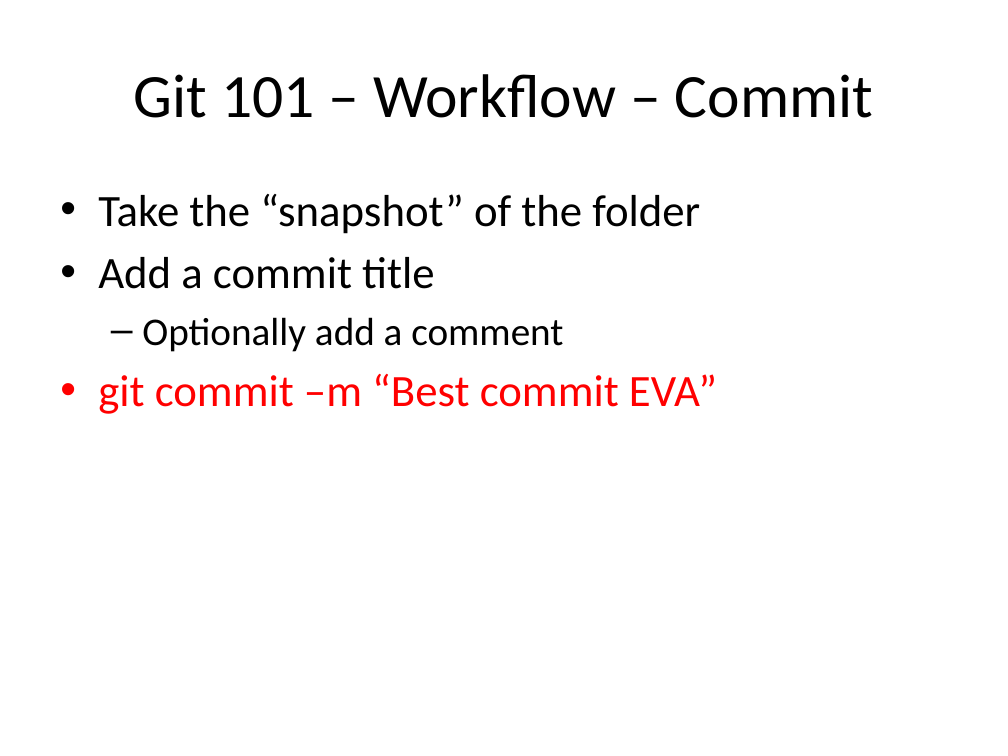
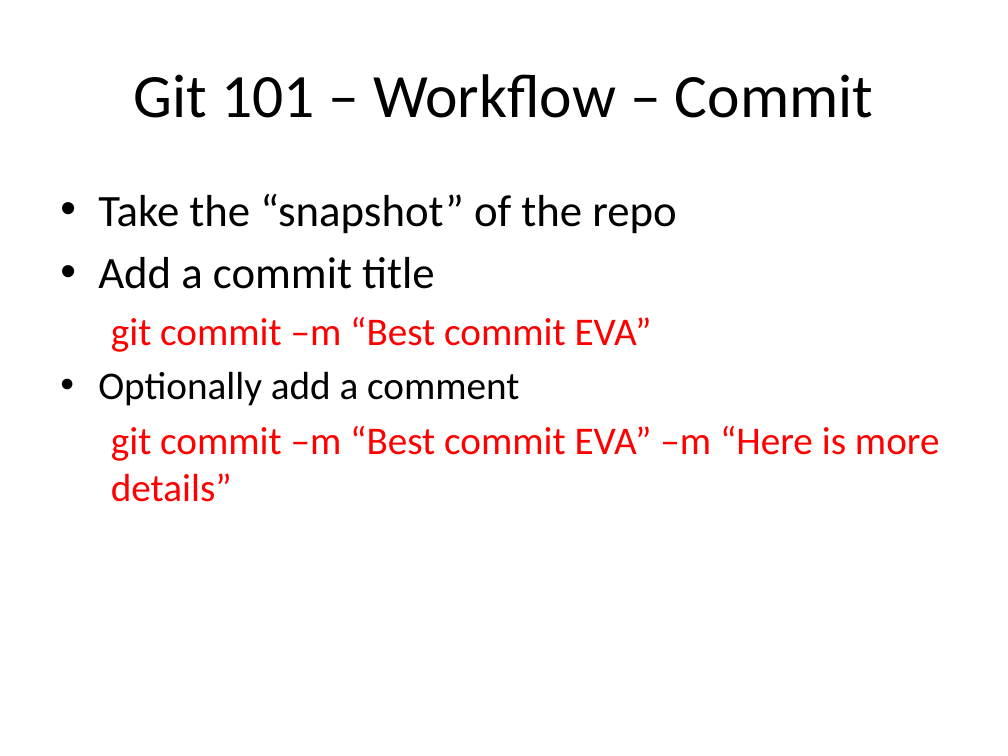
Before and after one commit to uwmadisonieee/Tutorials, a slide deck: slide 22 of Git and Github/Git and using GitHub.pptx (slide 21 before the commit). Drawn at 1008x756 pixels with LibreOffice and Linux fonts; fonts in the diff are those of the drawing. Boxes give left, top, right and bottom in pixels: in the first picture for what was removed or moved away, otherwise in the second. Text is boxed around its words. In the diff, an @@ line names an element or a change of style, - is before the commit and + after.

```diff
--- a/Git and Github/Git and using GitHub.pptx
+++ b/Git and Github/Git and using GitHub.pptx
@@ text at (98, 194, 677, 234): text changed @@
-• Take the “snapshot” of the folder
+• Take the “snapshot” of the repo
@@ text at (111, 317, 652, 352): paragraph added @@
+  git commit –m “Best commit EVA”
@@ text at (98, 371, 519, 406): bullet – to • @@
@@ text at (111, 426, 940, 502): text changed; size 32 to 28 pt @@
-• git commit –m “Best commit EVA”
+  git commit –m “Best commit EVA” –m “Here is more details”
```
Also in this commit, not shown: 8 other slides changed, 4 slides added, 11 slides removed, 1 other file.
